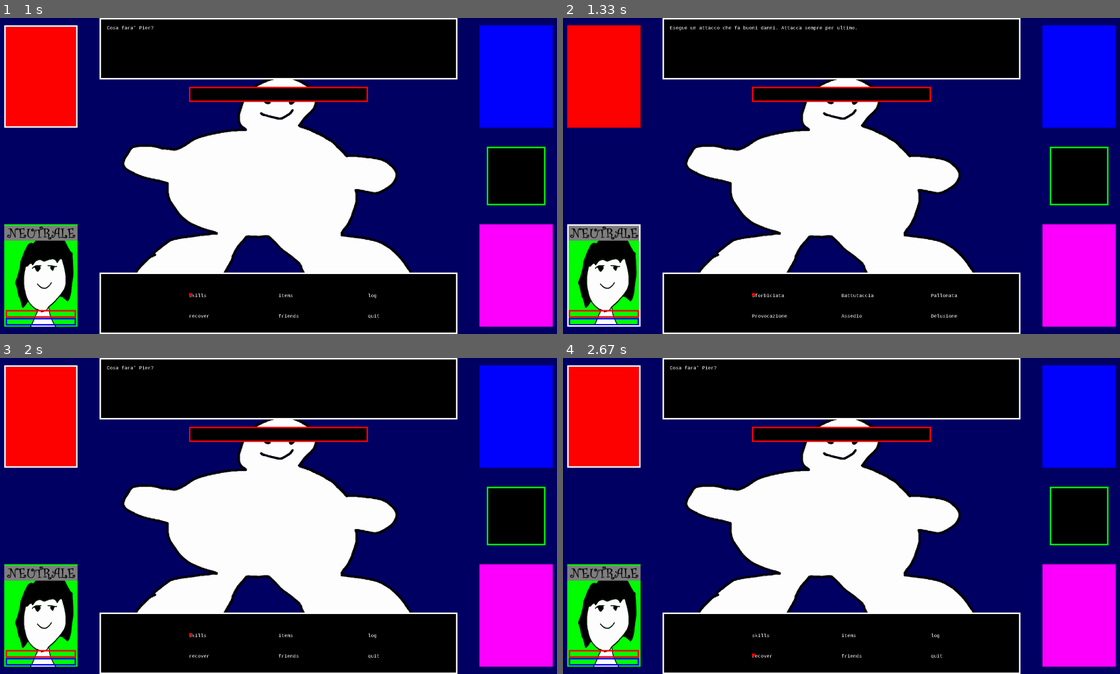
Above: before the commit, frames 1-4 (two rows, left to right).
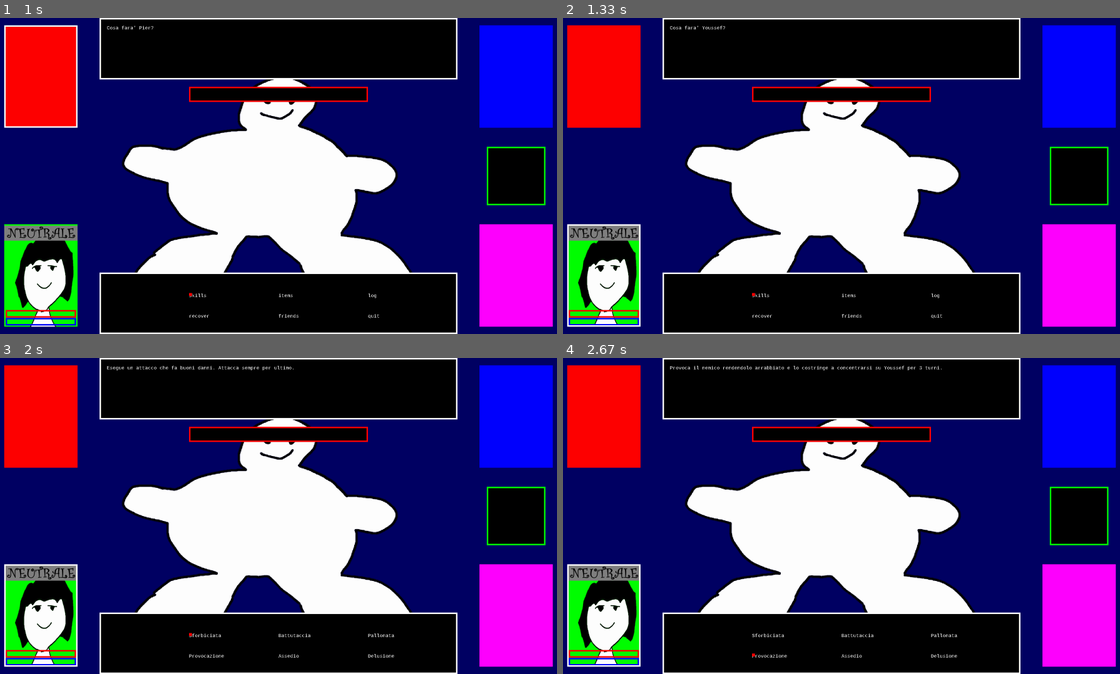
Above: after the commit, the same moments.

Repository: TheDarkOfSOOS/Project-OMONA
Game: pygame game, started from round.py
The game is run twice, just before and just after one commit, with the same random seed, the same clock (stepped at 60 frames per second) and the same inputs.
Inputs:
- Up to frame 1 (1 s): tap Enter at 0.33, 0.67 s
- Up to frame 2 (1.33 s): tap Backspace at 1 s
- Up to frame 3 (2 s): tap Enter at 1.33 s
- Up to frame 4 (2.67 s): hold Down from 2.23 s (still down)

Frame 1 is identical in both runs. In frame 2, 0.4% of the frame differs, in the area x 19-71%, y 2-96%; in frame 3, 1.1%; in frame 4, 1.2%, in the area x 0-71%, y 2-98%.

Commit message:
Migliorato movimento tra scelte dei personaggi

Diff:
--- a/round.py
+++ b/round.py
@@ -100,6 +100,7 @@
                 # Se pier non ha finito la prima selezione
                 # ritorniamo al pg precedente: Youssef
                 youssef.sel["is_choosing"]=True
+                youssef.sel["has_done_first_selection"]=False
                 input="null"
     # Turno pg3
     if raul.sel["is_choosing"]==True:
@@ -111,6 +112,7 @@
                 input="null"
             else:
                 pier.sel["is_choosing"]=True
+                pier.sel["has_done_first_selection"]=False
                 input="null"
     # Turno pg4
     if fabiano.sel["is_choosing"]==True:
@@ -119,6 +121,7 @@
         if fabiano.sel["is_choosing"]==False:
             if fabiano.sel["has_done_first_selection"]==False:
                 raul.sel["is_choosing"]=True
+                raul.sel["has_done_first_selection"]=False
                 input="null"
             else:
                 everyone_has_chosen = True
--- a/turn.py
+++ b/turn.py
@@ -81,10 +81,18 @@
     # Finalmente ritorniamo le modifiche
 
     # Casi in cui si deve reimpostare la selezione perche' cambio di pagina
-    #1. E' stata aperta una sub-pagina
+    #1. E' stata aperta una sub-pagina (o CASI PARTICOLARI)
     if (input=="return" and sel["has_done_first_selection"]==False):
         sel["has_done_first_selection"]=True
         reset_movement()
+        # Caso receover:
+        if (sel["is_selecting"]=="recover"):
+            sel["is_choosing"] = False
+        # Caso quit:
+        if (sel["is_selecting"]=="quit"):
+            pygame.quit()
+        # Caso log:
+        # DA APPROFONDIRE
     #2. Si sta cambiando personaggio
     elif (input=="return") and sel["has_done_first_selection"]==True:
         sel["is_choosing"]=False
